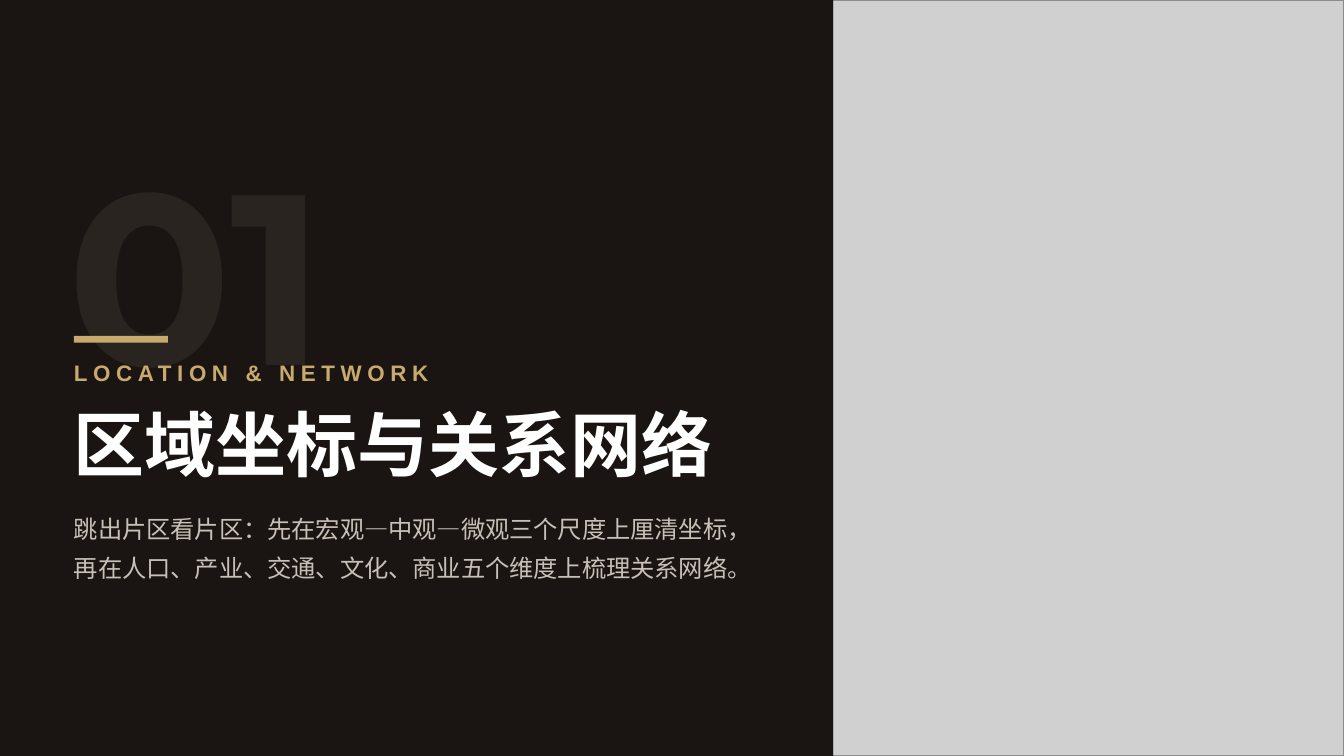
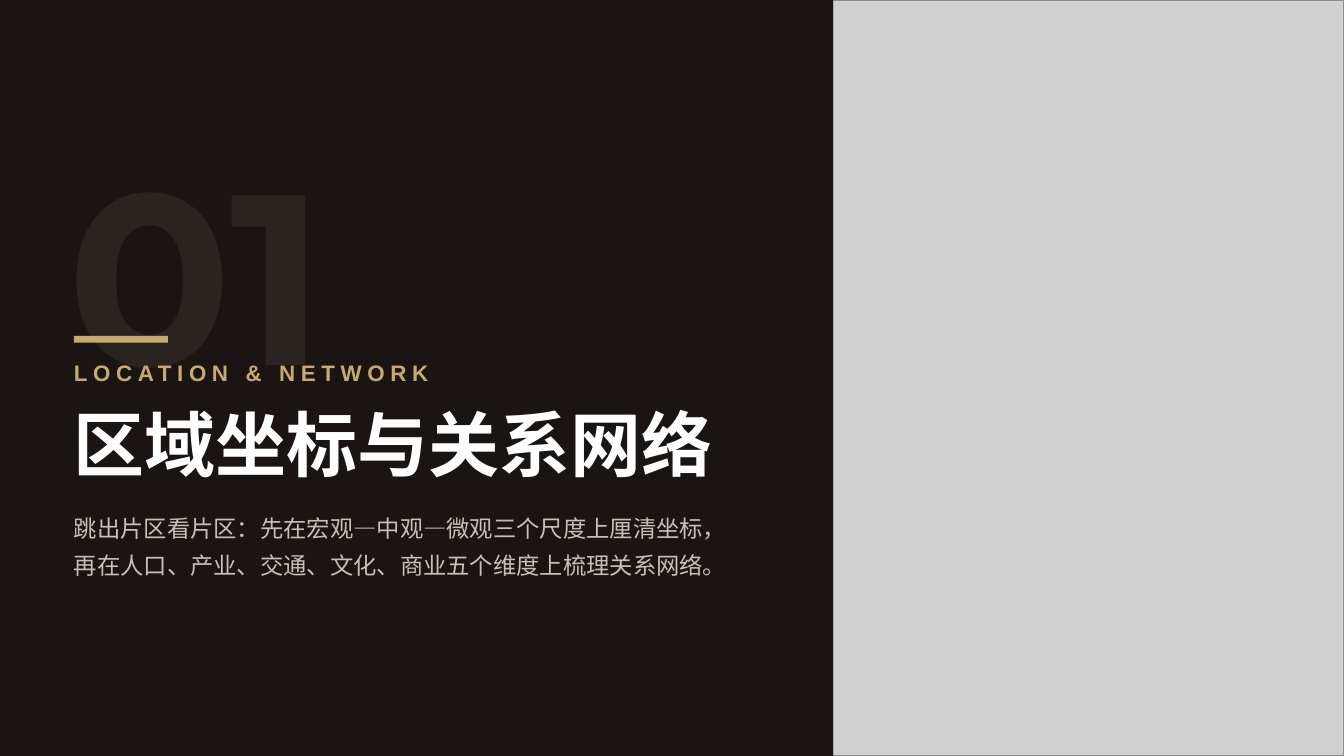
Before and after one commit to everglowwwww/LeoLee-Artical-and-Speech, a slide deck: slide 3 of 和平片区整体规划方案.pptx. Drawn at 1344x756 pixels with LibreOffice and Linux fonts; fonts in the diff are those of the drawing; grey boxes stand for pictures. Boxes give left, top, right and bottom in pixels: in the first picture for what was removed or moved away, otherwise in the second. Text is boxed around its words. In the diff, an @@ line names an element or a change of style, - is before the commit and + after.

```diff
--- a/和平片区整体规划方案.pptx
+++ b/和平片区整体规划方案.pptx
@@ text "跳出片区看片区：先在宏观—中观—微观三个尺度上厘清坐标，再在人口、产业、交通、文化、商业五个维度上梳理关系网络。" at (74, 517, 726, 576): size 13 to 12.5 pt @@
```
Also in this commit, not shown: 10 other slides changed, 18 slides added, 20 slides removed.
